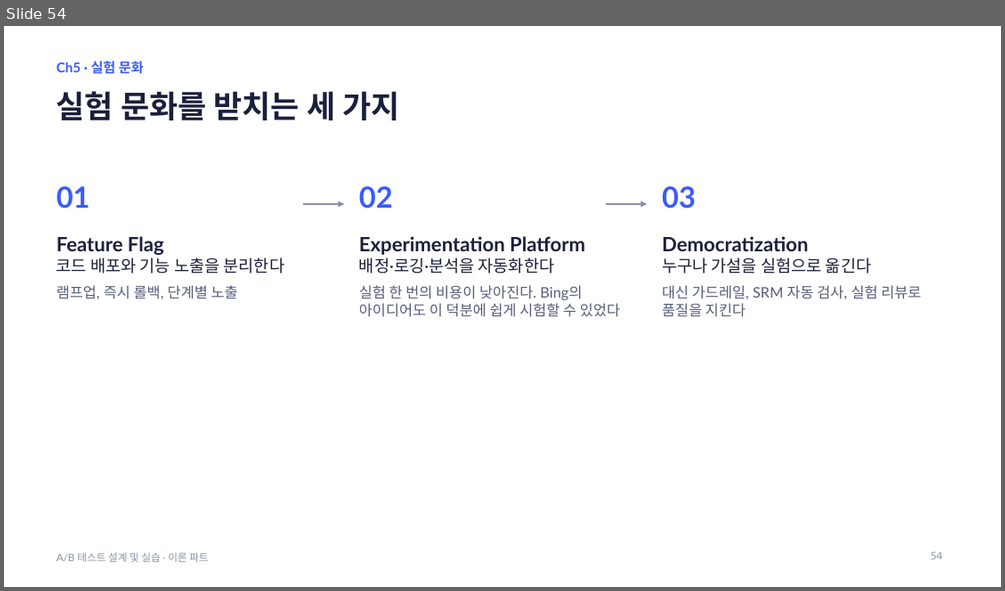
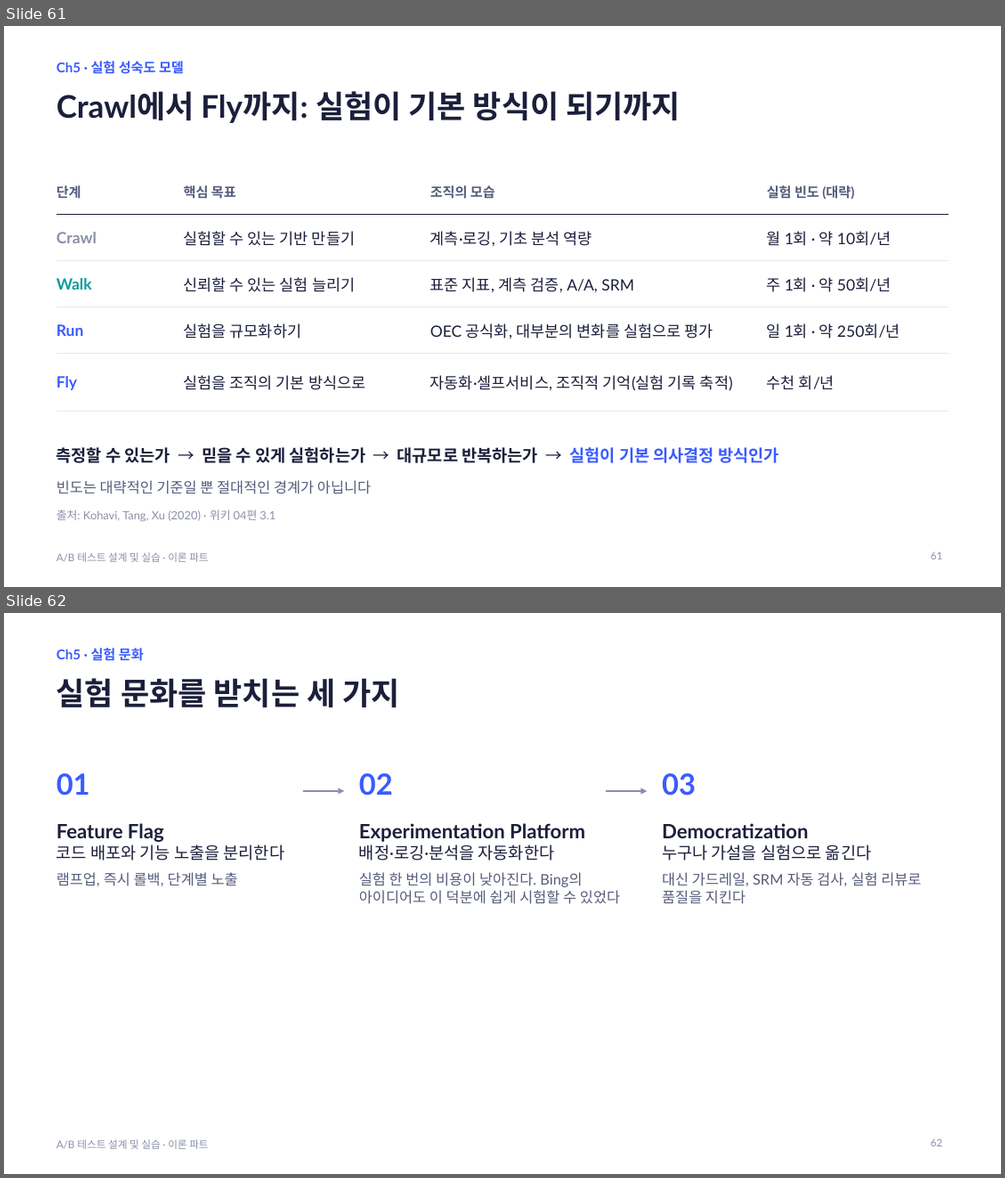
Before and after one commit to JungYeoni/quickmart-lab-rats, a slide deck: docs/lecture/ab-testing-theory.pptx. Shown one above the other, each under a label of ours: slide 54 before the commit, slides 61 and 62 after it. The pictures are 1005x591 and 1005x1178 pixels, drawn with LibreOffice and Linux fonts; fonts in the diff are those of the drawing. Boxes give left, top, right and bottom in pixels: in the first picture for what was removed or moved away, otherwise in the second. Text is boxed around its words. In the diff, an @@ line names an element or a change of style, - is before the commit and + after.

Commit message:
docs: 이론 PPT에 위키 04·05편과 실습 대비 슬라이드 반영
- 실습 사례 대비 비열등성 검정, 비율 지표 구성 효과, 트리거 분석 추가, 굿하트의 법칙 복원
- 위키 04편(실험 조직 원칙, 성숙도 모델)과 05편(실험 단위, 식별자, 반복 노출) 반영
- 가이드 덱 제작 기록 갱신

```diff
--- a/docs/lecture/ab-testing-theory.pptx
+++ b/docs/lecture/ab-testing-theory.pptx
@@ slide 61 added at (x1=4, y1=26, x2=1001, y2=587), background #FFFFFF; not listed: 1 template element that a slide beside it also shows @@
@@ text added at (x1=57, y1=61, x2=184, y2=74), 13 pt, text #3A5BFF, bold @@
+Ch5 · 실험 성숙도 모델
@@ title added at (x1=57, y1=91, x2=680, y2=123), 30 pt, text #1B1F3B, bold @@
+Crawl에서 Fly까지: 실험이 기본 방식이 되기까지
@@ table added at (x1=57, y1=168, x2=948, y2=394), 5 rows, 4 columns @@
+단계 | 핵심 목표 | 조직의 모습 | 실험 빈도 (대략)
+Crawl | 실험할 수 있는 기반 만들기 | 계측·로깅, 기초 분석 역량 | 월 1회 · 약 10회/년
+Walk | 신뢰할 수 있는 실험 늘리기 | 표준 지표, 계측 검증, A/A, SRM | 주 1회 · 약 50회/년
+Run | 실험을 규모화하기 | OEC 공식화, 대부분의 변화를 실험으로 평가 | 일 1회 · 약 250회/년
+Fly | 실험을 조직의 기본 방식으로 | 자동화·셀프서비스, 조직적 기억(실험 기록 축적) | 수천 회/년
@@ text added at (x1=57, y1=447, x2=779, y2=463), 16 pt, text #1B1F3B, bold @@
+측정할 수 있는가 → 믿을 수 있게 실험하는가 → 대규모로 반복하는가 → 실험이 기본 의사결정 방식인가
@@ text added at (x1=57, y1=480, x2=371, y2=494), 14 pt, text #555C7A @@
+빈도는 대략적인 기준일 뿐 절대적인 경계가 아닙니다
@@ text added at (x1=57, y1=509, x2=275, y2=521), 11 pt, text #8A90A8 @@
+출처: Kohavi, Tang, Xu (2020) · 위키 04편 3.1
@@ page number added at (x1=930, y1=552, x2=942, y2=559), 10 pt, text #8A90A8 @@
+61
@@ what was slide 54 is now slide 62 @@
@@ page number at (x1=930, y1=1138, x2=942, y2=1146): text changed @@
-54
+62
```
Also in this commit, not shown: 11 slides changed, 7 other slides added, 1 other file.
